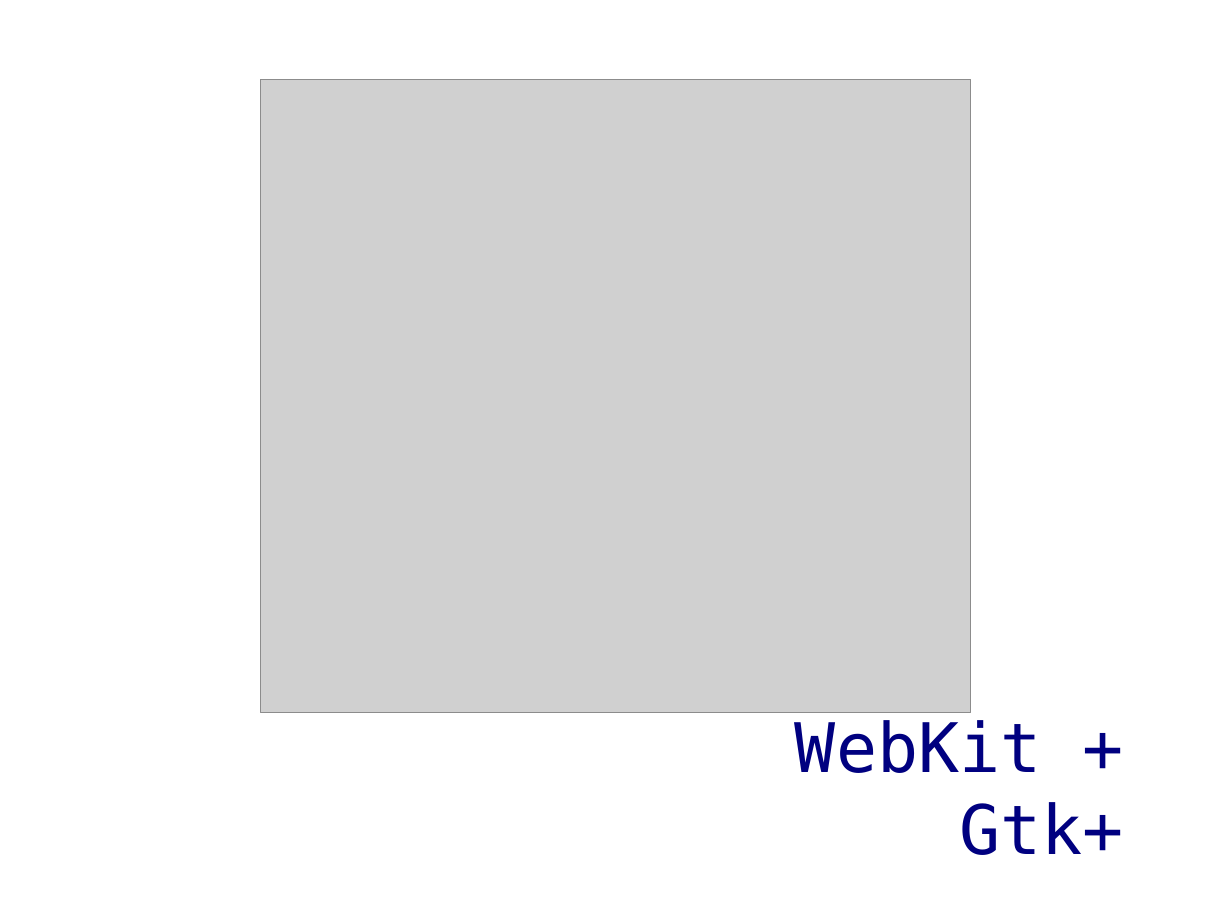
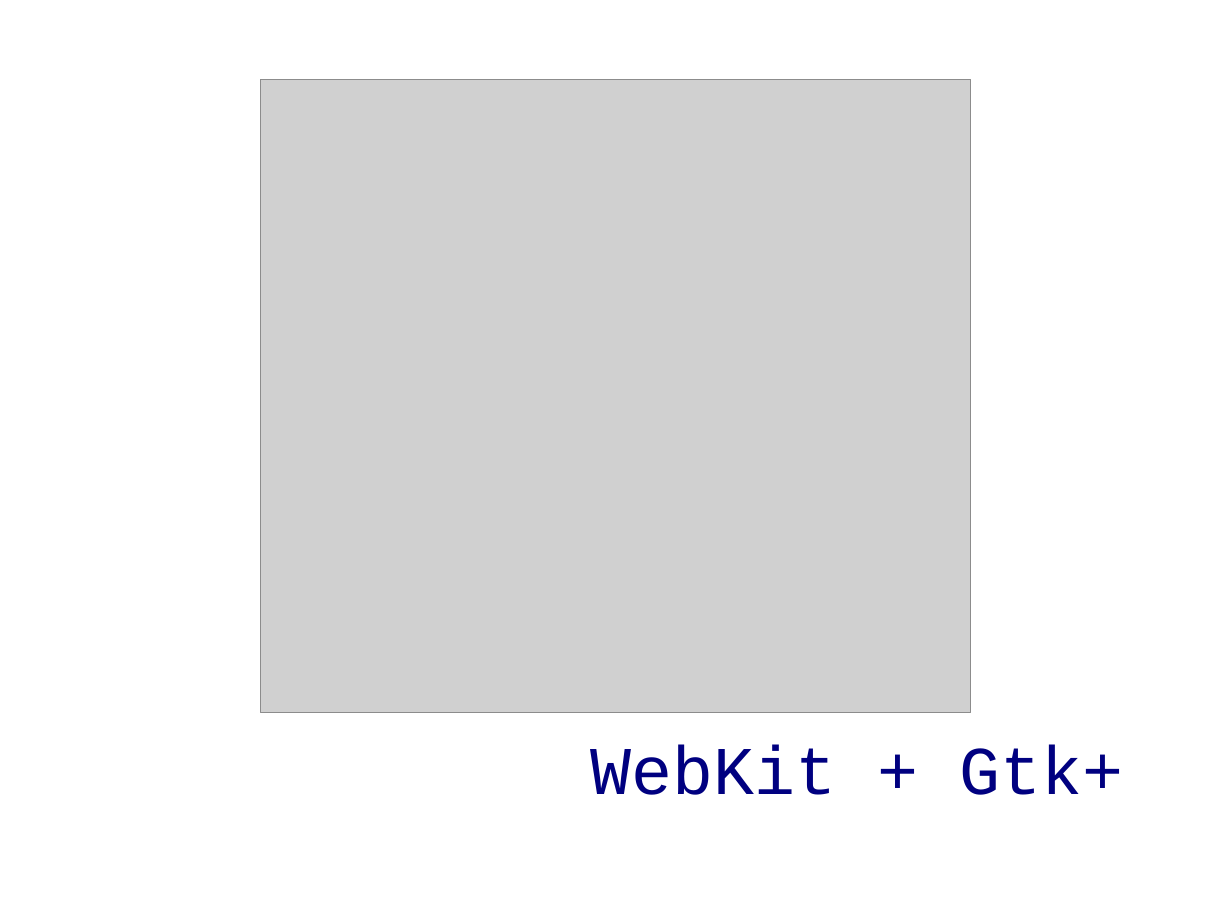
Before and after one commit to ddyngrp/bcit-courses, a slide deck: slide 6 of reports/presentation/spry_presentation.odp. Drawn at 1232x924 pixels with LibreOffice and Linux fonts; fonts in the diff are those of the drawing; grey boxes stand for pictures; background and template pictures are left out. Boxes give left, top, right and bottom in pixels: in the first picture for what was removed or moved away, otherwise in the second. Text is boxed around its words. In the diff, an @@ line names an element or a change of style, - is before the commit and + after.

Commit message:
Fixed fonts

```diff
--- a/reports/presentation/spry_presentation.odp
+++ b/reports/presentation/spry_presentation.odp
@@ text "WebKit + Gtk+": place and size @@
-text "WebKit + Gtk+" at box(795, 720, 1124, 855)
+text "WebKit + Gtk+" at box(591, 744, 1124, 795)
@@ text "WebKit + Gtk+" at box(591, 744, 1124, 795): font DejaVu Sans Mono to Courier New @@
```
Also in this commit, not shown: 13 other slides changed.
